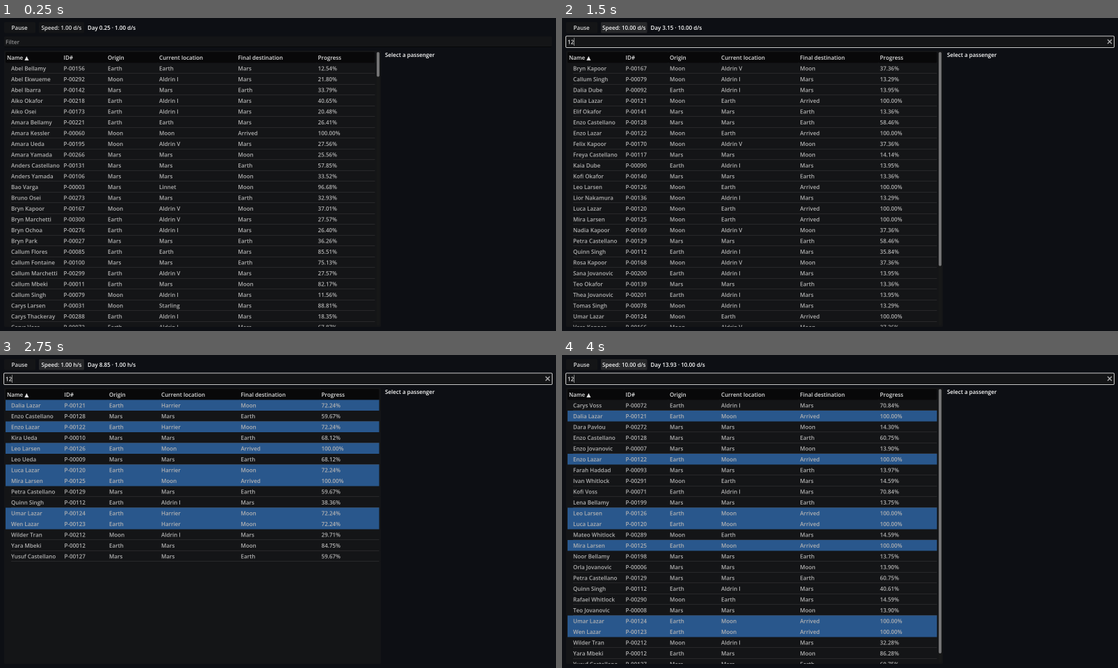
Above: before the commit, frames 1-4 (two rows, left to right).
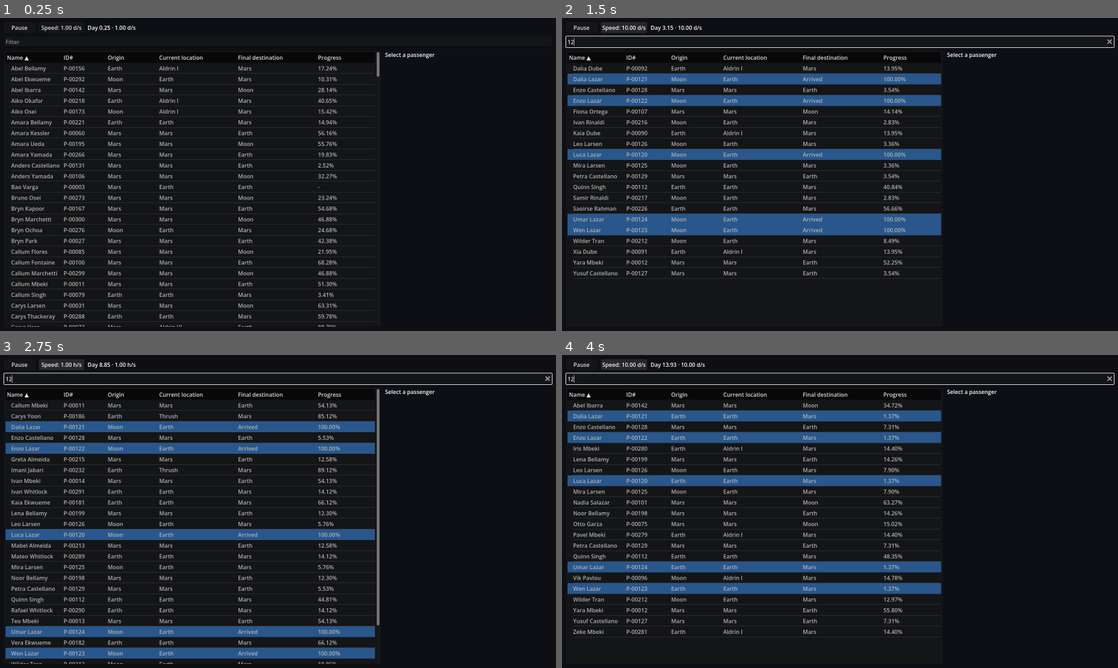
Above: after the commit, the same moments.

Repository: mvbrock/accretionism
Game: Godot game, scene res://scenes/main.tscn
The game is run twice, just before and just after one commit, with the same random seed, the same clock (stepped at 60 frames per second) and the same inputs.
Inputs (mouse positions are in pixels of both pictures, inside the frame that each line leads up to):
- Up to frame 1 (0.25 s): no input
- Up to frame 2 (1.5 s): click (840, 43) at 0.52 s; type "12" at 0.6 s; click "Speed: 1.00 d/s" at 1.25 s
- Up to frame 3 (2.75 s): click "Speed: 10.00 d/s" at 2 s
- Up to frame 4 (4 s): click "Speed: 1.00 h/s" at 2.75 s; click "Speed: 1.00 d/s" at 3.5 s

The runs differ from the first frame. In frame 1, 1.2% of the frame differs, in the area x 19-62%, y 15-99%; in frame 2, 16%; in frame 3, 23%; in frame 4, 27%, in the area x 1-69%, y 10-99%.

Commit message:
people: tune event rates and add the rate check
Cycler docking failure rolls only in the last 25 days before a flyby, so
about one flyby in ten is blocked instead of most long-leg ones. The rate
check counts non-routine history entries over a year of sim. The riding
patient test now fills its trip itself instead of relying on the seed.

Co-Authored-By: Claude Sonnet 5.5 <noreply@anthropic.com>

Diff:
--- a/prototypes/people/scripts/config.gd
+++ b/prototypes/people/scripts/config.gd
@@ -84,6 +84,9 @@
 ## Daily chance, per ship, of each kind of malfunction.
 const DOCKING_FAILURE_CHANCE := 0.003
 const LIFE_SUPPORT_CHANCE := 0.002
+## A cycler rolls docking failure only this many days before a flyby, so about
+## one flyby in ten is blocked.
+const CYCLER_DOCKING_WINDOW_DAYS := 25.0
 ## The range, in whole days, of a CRITICAL patient's stable period and of a hospital stay.
 const STABLE_DAYS := [5, 20]
 const HOSPITAL_STAY_DAYS := [7, 21]
--- a/prototypes/people/scripts/malfunctions.gd
+++ b/prototypes/people/scripts/malfunctions.gd
@@ -72,11 +72,19 @@
 	for ship in sim.fleet.ships():
 		if sim.docking_failure_until.has(ship):
 			continue
+		var docking_chance := _docking_failure_chance(sim, ship)
 		var roll := sim.rng.randf()
-		if roll < Config.DOCKING_FAILURE_CHANCE:
+		if roll < docking_chance:
 			strike(sim, ship, DOCKING_FAILURE)
-		elif roll < Config.DOCKING_FAILURE_CHANCE + Config.LIFE_SUPPORT_CHANCE:
+		elif roll < docking_chance + Config.LIFE_SUPPORT_CHANCE:
 			strike(sim, ship, LIFE_SUPPORT_FAULT)
+
+
+## A failure blocks a cycler's whole flyby, so a cycler rolls one only in the days approaching it.
+static func _docking_failure_chance(sim: Sim, ship: Variant) -> float:
+	if ship is Cycler and ship.leg_at(sim.day).end_day - sim.day > Config.CYCLER_DOCKING_WINDOW_DAYS:
+		return 0.0
+	return Config.DOCKING_FAILURE_CHANCE
 
 
 ## The ship's current or next trip cannot dock where it arrives, and neither can the
--- /dev/null
+++ b/prototypes/people/tests/test_rates.gd
@@ -0,0 +1,17 @@
+extends TestCase
+
+const DAYS := 365
+const NON_ROUTINE_CAUSES := ["change of mind", "medical emergency", "ship malfunction", "rescue"]
+
+
+## A party's members all carry the same entries for what happens to it, so the first member stands for the party.
+func test_rates_handful_per_day() -> void:
+	var sim := Sim.new()
+	sim.advance_to(float(DAYS))
+	var entries := 0
+	for party in sim.parties:
+		for entry in party.members[0].history:
+			if entry.day >= 0.0 and NON_ROUTINE_CAUSES.has(entry.cause):
+				entries += 1
+	var per_day := float(entries) / DAYS
+	assert_true(per_day >= 0.3 and per_day <= 3.0, "%.2f non-routine entries a day is not a handful" % per_day)
--- a/prototypes/people/tests/test_sim.gd
+++ b/prototypes/people/tests/test_sim.gd
@@ -109,7 +109,7 @@
 	var party := _party_where(sim, func(p: Party) -> bool: return _is_aboard_with_next_trip(sim, p))
 	var trip := party.aboard
 	var next := sim.schedule.next_trip_of(trip.ship, trip.arrive_day)
-	next.booked = next.seats
+	next.seats = next.booked
 	Incidents.start_emergency(sim, party, party.members[0], "Heart condition", Incidents.Severity.CRITICAL)
 	_assert_bookings_match(sim)
 	sim.advance_to(trip.arrive_day + 0.001)
Not shown, added: prototypes/people/tests/test_rates.gd.uid
